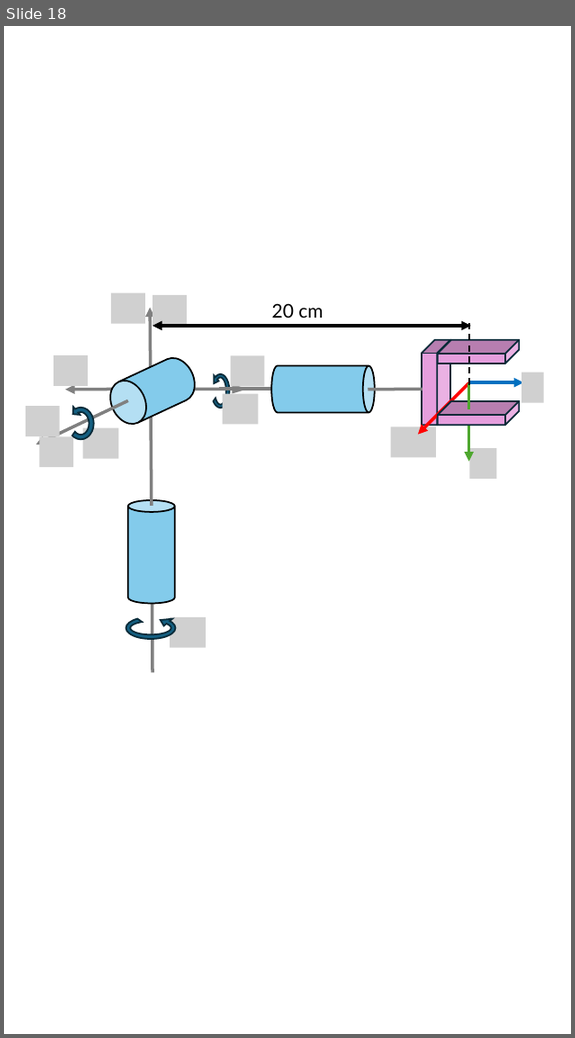
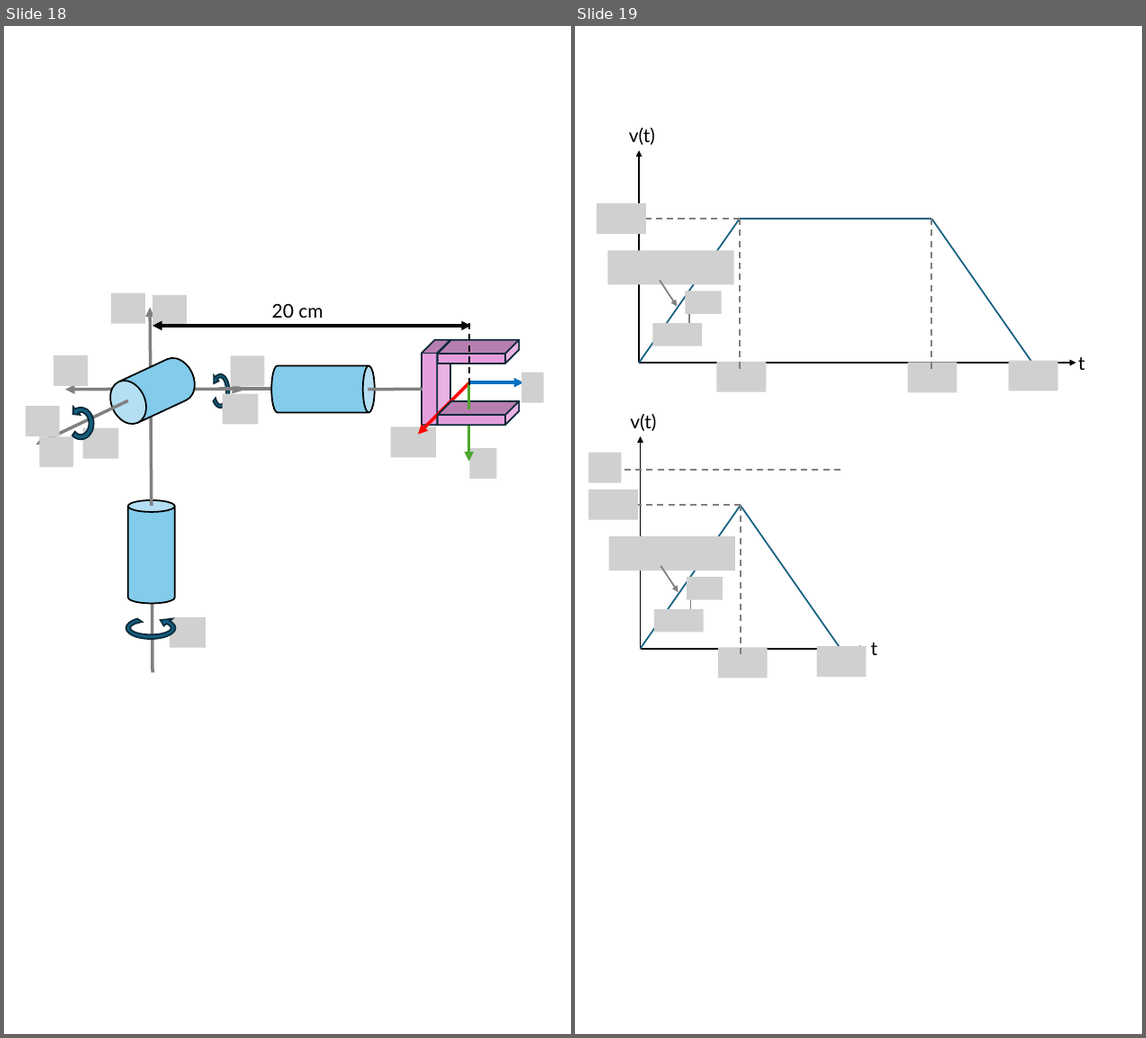
Before and after one commit to iocroblab/from_code_to_robot, a slide deck: robotics/Resources/Images/Robot images.pptx. Shown side by side, each under a label of ours: slide 18 before the commit, slides 18 and 19 after it. The pictures are 575x1038 and 1146x1038 pixels, drawn with LibreOffice and Linux fonts; fonts in the diff are those of the drawing; grey boxes stand for pictures. Boxes give left, top, right and bottom in pixels: in the first picture for what was removed or moved away, otherwise in the second. Text is boxed around its words. In the diff, an @@ line names an element or a change of style, - is before the commit and + after.

```diff
--- a/robotics/Resources/Images/Robot images.pptx
+++ b/robotics/Resources/Images/Robot images.pptx
@@ slide 19 added at (x1=575, y1=26, x2=1142, y2=1034), background #FFFFFF @@
@@ group added at (x1=597, y1=128, x2=1085, y2=392): 7 lines, 7 pictures, 3 arrows, 2 texts @@
+v(t)
+t
@@ group added at (x1=589, y1=414, x2=878, y2=678): 7 pictures, 6 lines, 3 arrows, 2 texts @@
+v(t)
+t
```
Also in this commit, not shown: 11 other files.
